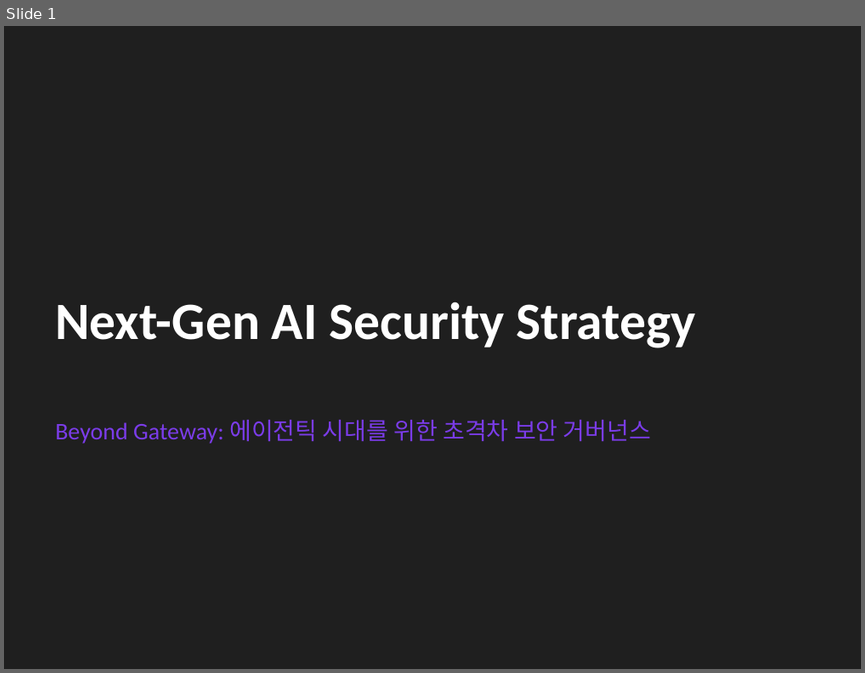
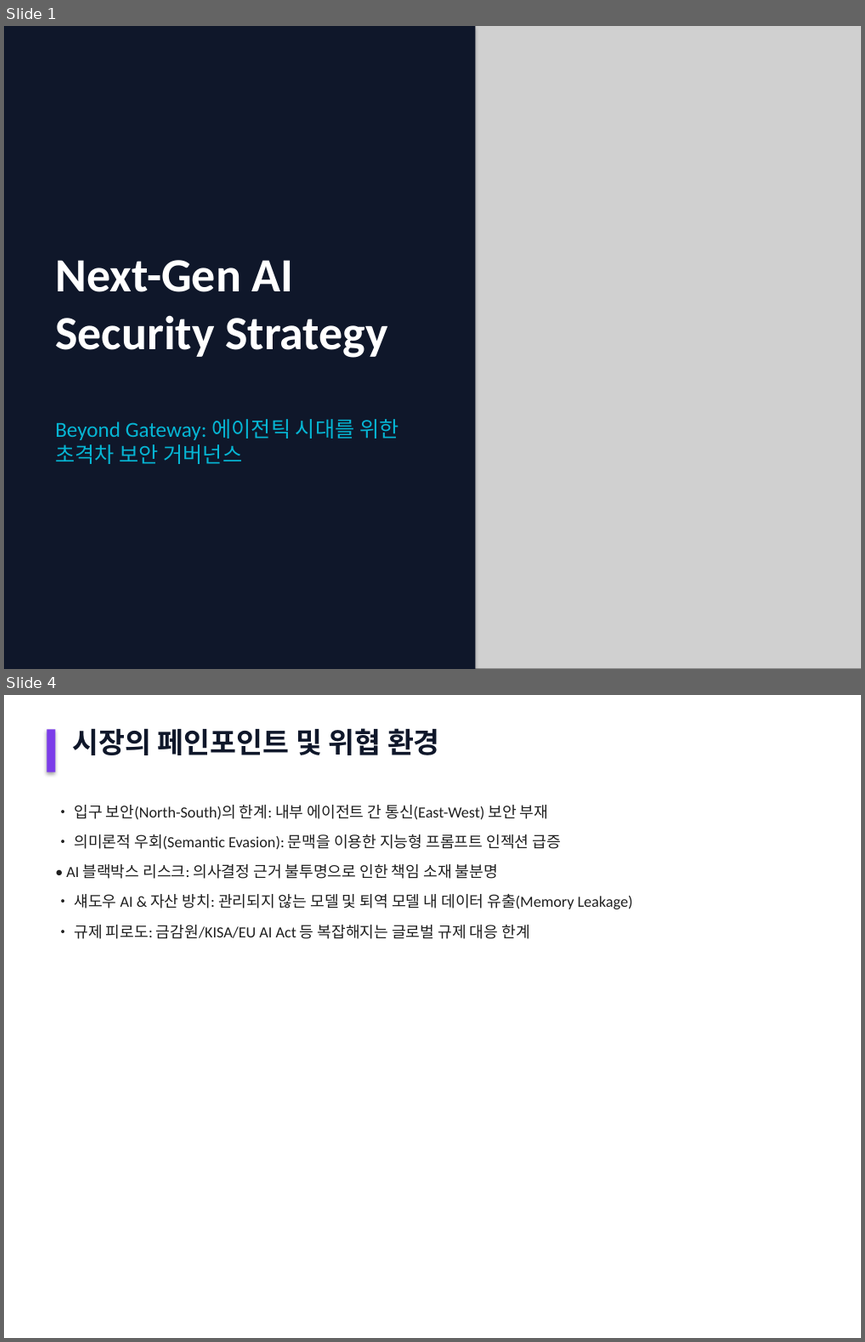
Before and after one commit to flyngcoq/ai_project, a slide deck: 40_Projects/Work/Safe_AI/Next_Gen_AI_Security_Strategy.pptx. Shown one above the other, each under a label of ours: slide 1 before the commit, slides 1 and 4 after it; the slides between them are not shown. The pictures are 865x673 and 865x1342 pixels, drawn with LibreOffice and Linux fonts; fonts in the diff are those of the drawing; grey boxes stand for pictures. Boxes give left, top, right and bottom in pixels: in the first picture for what was removed or moved away, otherwise in the second. Text is boxed around its words. In the diff, an @@ line names an element or a change of style, - is before the commit and + after.

```diff
--- a/40_Projects/Work/Safe_AI/Next_Gen_AI_Security_Strategy.pptx
+++ b/40_Projects/Work/Safe_AI/Next_Gen_AI_Security_Strategy.pptx
@@ slide 4 added at box(4, 695, 861, 1338), background #FFFFFF @@
@@ rectangle added at box(46, 729, 55, 772), fill #7B3CE9 @@
@@ text added at box(72, 728, 440, 755), 24 pt, text #0F172A, bold @@
+시장의 페인포인트 및 위협 환경
@@ text added at box(74, 805, 548, 820), 13 pt, text #1F1F1F @@
+• 입구 보안(North-South)의 한계: 내부 에이전트 간 통신(East-West) 보안 부재
@@ text added at box(74, 834, 560, 850), 13 pt, text #1F1F1F @@
+• 의미론적 우회(Semantic Evasion): 문맥을 이용한 지능형 프롬프트 인젝션 급증
@@ text added at box(66, 864, 498, 879), 13 pt, text #1F1F1F @@
+• AI 블랙박스 리스크: 의사결정 근거 불투명으로 인한 책임 소재 불분명
@@ text added at box(74, 894, 633, 909), 13 pt, text #1F1F1F @@
+• 섀도우 AI & 자산 방치: 관리되지 않는 모델 및 퇴역 모델 내 데이터 유출(Memory Leakage)
@@ text added at box(74, 925, 529, 939), 13 pt, text #1F1F1F @@
+• 규제 피로도: 금감원/KISA/EU AI Act 등 복잡해지는 글로벌 규제 대응 한계
@@ slide 1 changed as well @@
@@ background #1F1F1F to #0F172A @@
@@ rectangle added at box(4, 26, 475, 669), fill #0F172A @@
@@ picture added at box(432, 26, 861, 669) @@
@@ text "Next-Gen AI Security Strategy": place and size @@
-text "Next-Gen AI Security Strategy" at box(55, 301, 696, 348)
+text "Next-Gen AI Security Strategy" at box(55, 260, 387, 358)
@@ text "Next-Gen AI Security Strategy" at box(55, 260, 387, 358): size 44 to 40 pt @@
@@ text "Beyond Gateway: 에이전틱 시대를 위한 ..." at box(55, 419, 398, 464): size 20 to 18 pt, text colour #7B3CE9 to #06B6D4 @@
```
Also in this commit, not shown: 3 other slides changed, 7 other slides added, 9 slides removed, 1 other file.
